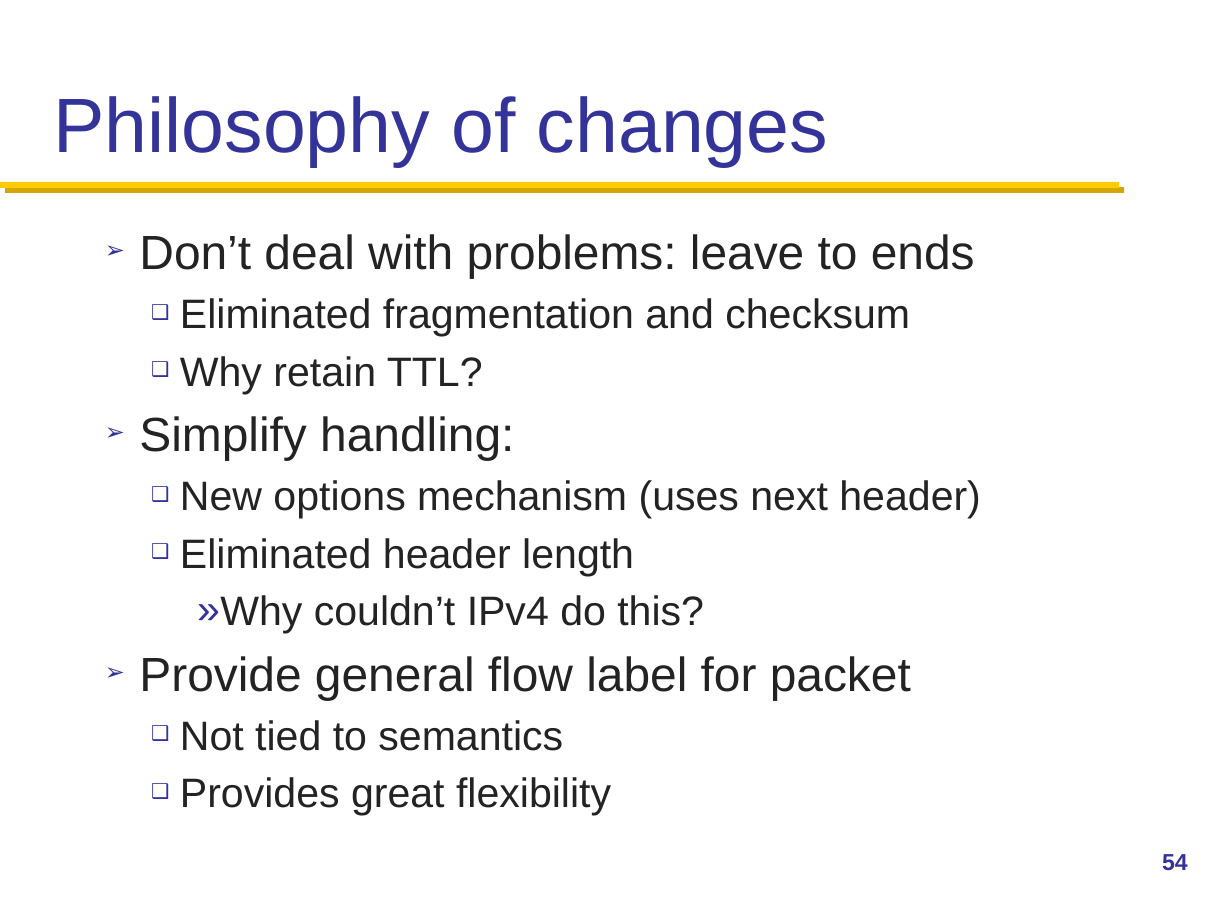
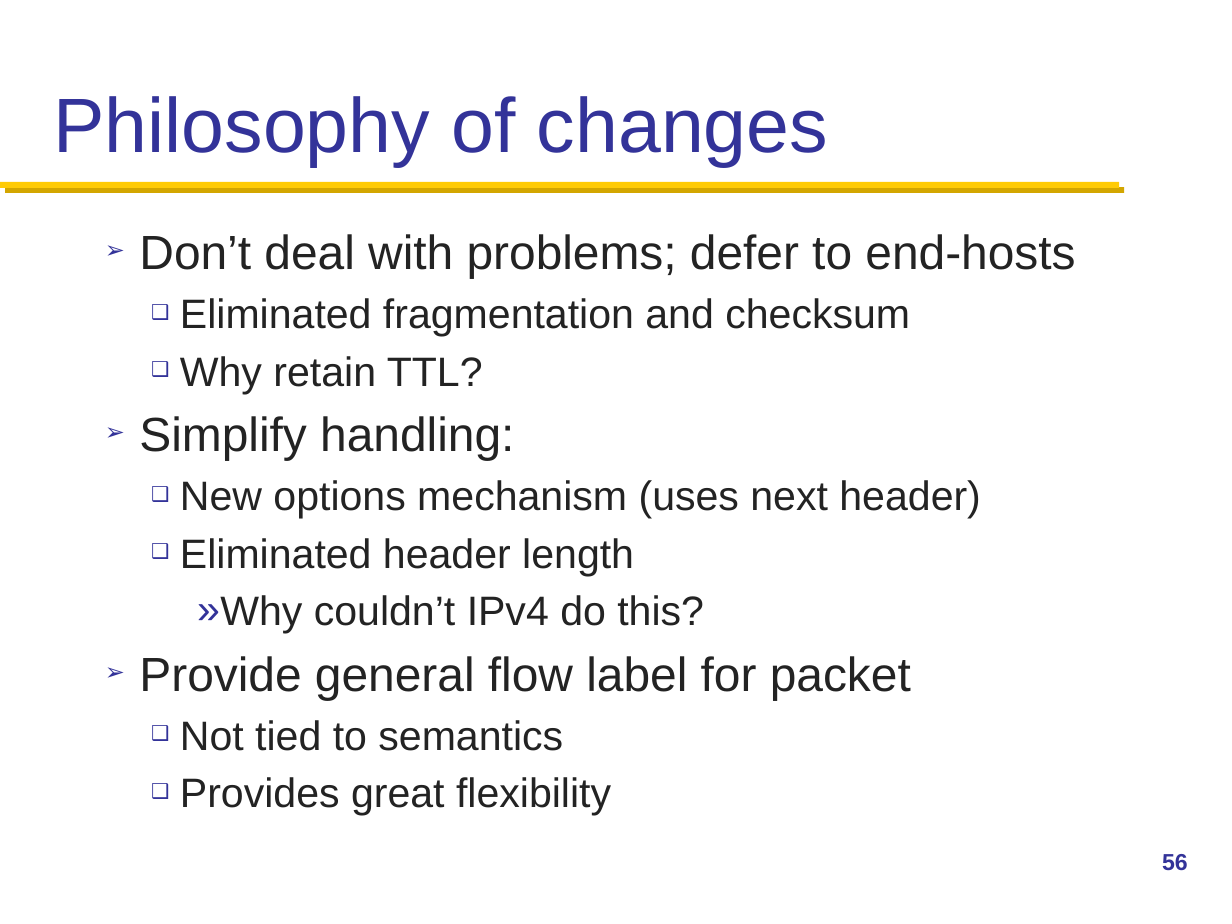
Before and after one commit to henryhxu/CSCI4430-ESTR4120, a slide deck: slide 56 of lec/lec10.pptx (slide 54 before the commit). Drawn at 1232x924 pixels with LibreOffice and Linux fonts; fonts in the diff are those of the drawing; background and template pictures are left out. Boxes give left, top, right and bottom in pixels: in the first picture for what was removed or moved away, otherwise in the second. Text is boxed around its words. In the diff, an @@ line names an element or a change of style, - is before the commit and + after.

```diff
--- a/lec/lec10.pptx
+++ b/lec/lec10.pptx
@@ text at (139,234,1075,278): text changed @@
-➢ Don’t deal with problems: leave to ends
+➢ Don’t deal with problems; defer to end-hosts
@@ page number at (1162,854,1188,871): text changed @@
-54
+56
```
Also in this commit, not shown: 12 other slides changed, 2 slides added.
